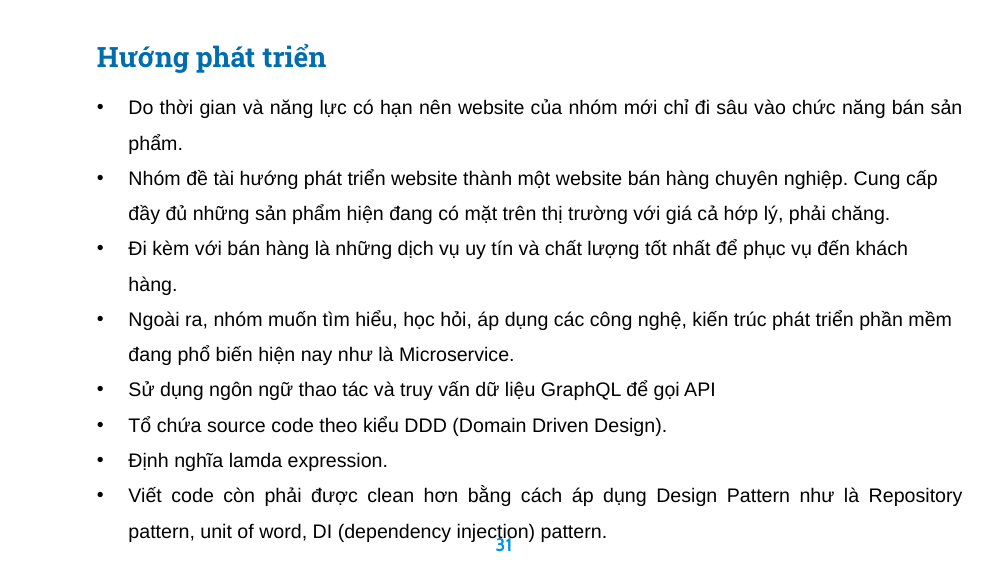
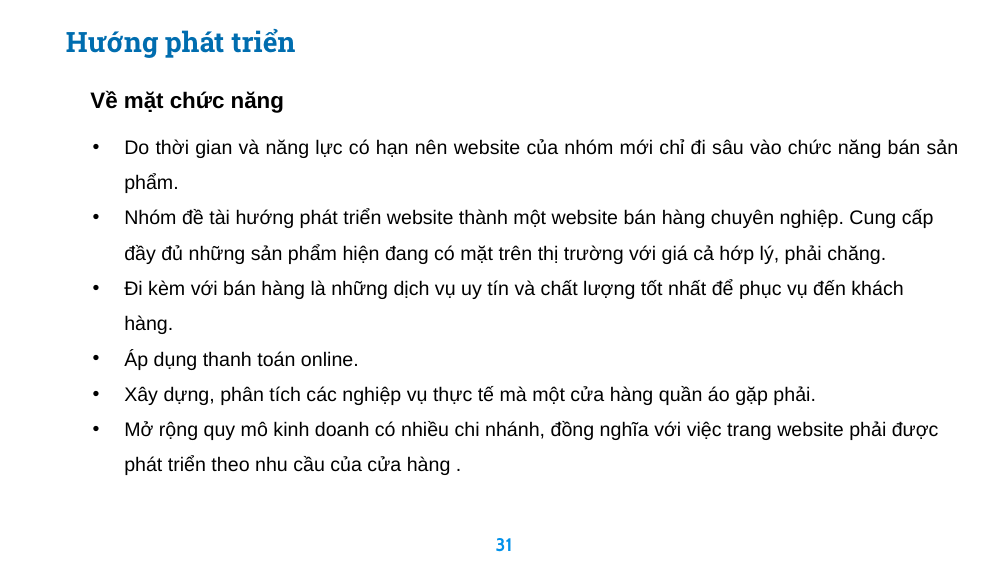
Before and after one commit to haitran2000/Ecommerce-Fashion-Website, a slide deck: slide 31 of Do An Tot Nghiep.pptx. Drawn at 1008x567 pixels with LibreOffice and Linux fonts; fonts in the diff are those of the drawing; background and template pictures are left out. Boxes give left, top, right and bottom in pixels: in the first picture for what was removed or moved away, otherwise in the second. Text is boxed around its words. In the diff, an @@ line names an element or a change of style, - is before the commit and + after.

```diff
--- a/Do An Tot Nghiep.pptx
+++ b/Do An Tot Nghiep.pptx
@@ text "Hướng phát triển" moved from (x1=97, y1=44, x2=326, y2=73) to (x1=66, y1=29, x2=295, y2=58) @@
@@ text "Do thời gian và năng ..." moved from (x1=128, y1=99, x2=963, y2=506) to (x1=124, y1=139, x2=959, y2=440) @@
@@ text added at (x1=90, y1=90, x2=284, y2=113), 16 pt, text #000000, bold @@
+Về mặt chức năng
@@ text at (x1=124, y1=350, x2=939, y2=440): text changed @@
-• Ngoài ra, nhóm muốn tìm hiểu, học hỏi, áp dụng các công nghệ, kiến trúc phát triển phần mềm đang phổ biến hiện nay như là Microservice.
-• Sử dụng ngôn ngữ thao tác và truy vấn dữ liệu GraphQL để gọi API
-• Tổ chứa source code theo kiểu DDD (Domain Driven Design).
-• Định nghĩa lamda expression.
-• Viết code còn phải được clean hơn bằng cách áp dụng Design Pattern như là Repository pattern, unit of word, DI (dependency injection) pattern.
+• Áp dụng thanh toán online.
+• Xây dựng, phân tích các nghiệp vụ thực tế mà một cửa hàng quần áo gặp phải.
+• Mở rộng quy mô kinh doanh có nhiều chi nhánh, đồng nghĩa với việc trang website phải được phát triển theo nhu cầu của cửa hàng .
```
Also in this commit, not shown: 9 other slides changed, 3 slides added, 2 slides removed, 11 other files.
